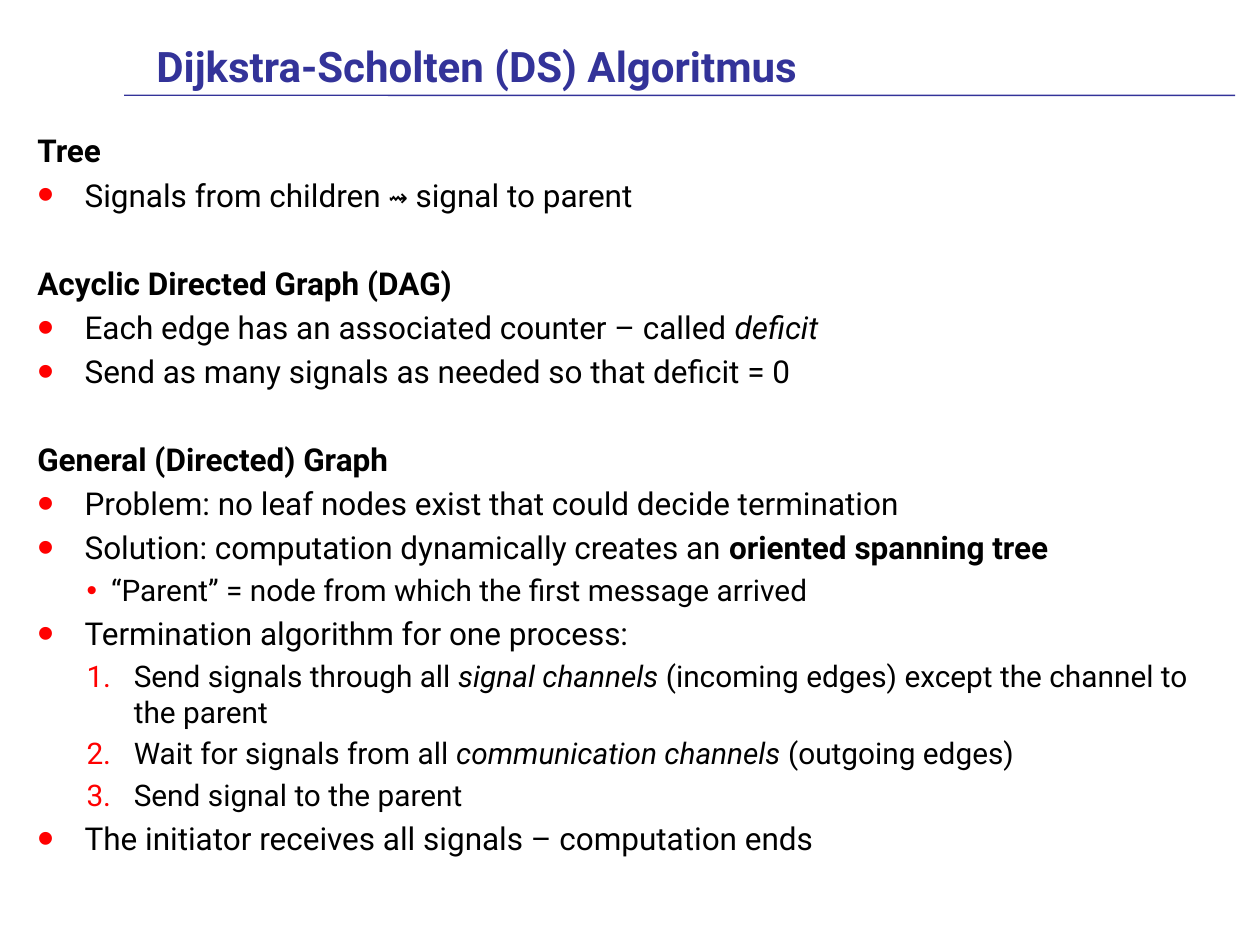
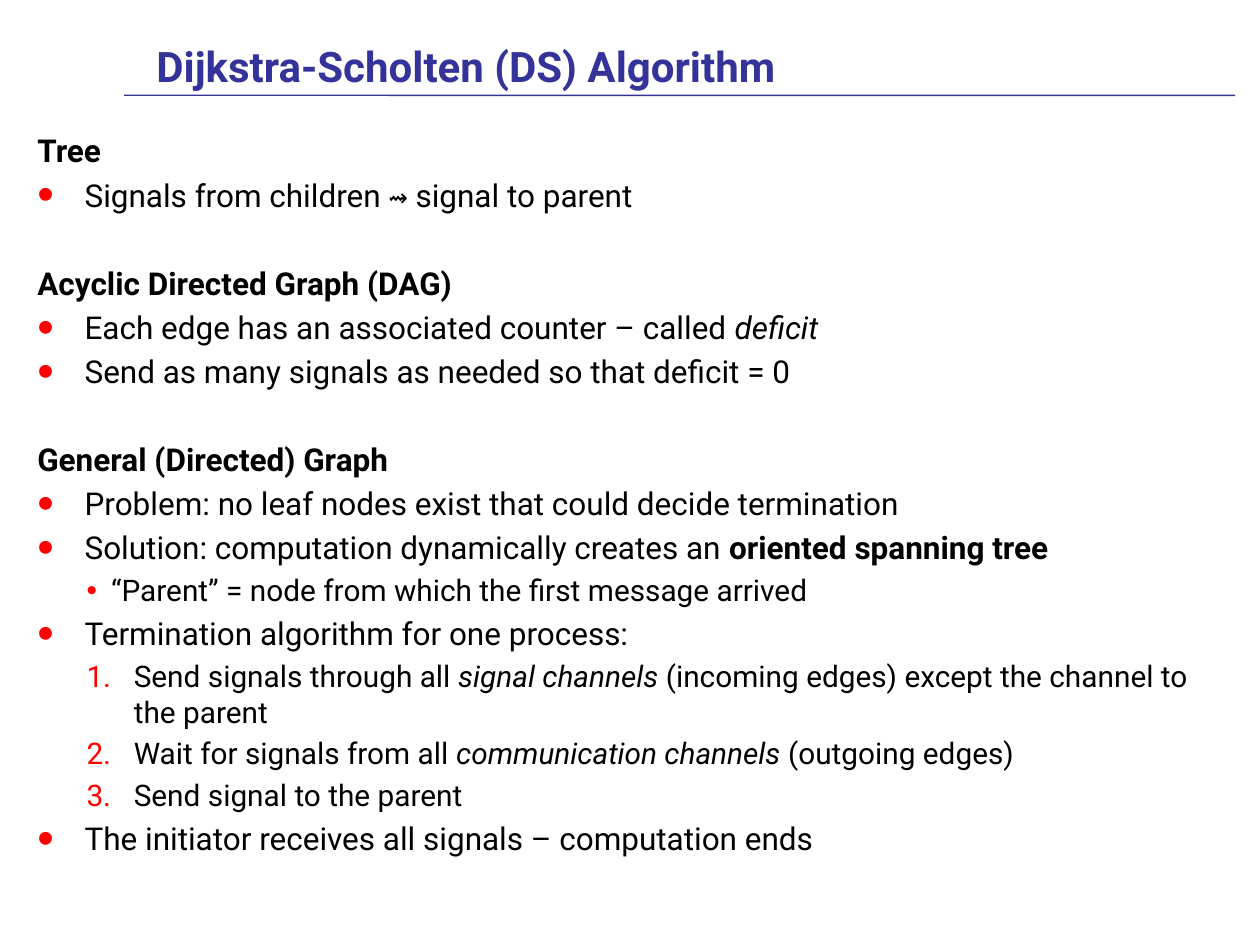
Before and after one commit to fan1x/fan1x.github.io, a slide deck: slide 112 of data/2025-26/pds/PDS-en.pptx. Drawn at 1260x945 pixels with LibreOffice and Linux fonts; fonts in the diff are those of the drawing. Boxes give left, top, right and bottom in pixels: in the first picture for what was removed or moved away, otherwise in the second. Text is boxed around its words. In the diff, an @@ line names an element or a change of style, - is before the commit and + after.

```diff
--- a/data/2025-26/pds/PDS-en.pptx
+++ b/data/2025-26/pds/PDS-en.pptx
@@ title at (156, 49, 775, 91): text changed @@
-Dijkstra-Scholten (DS) Algoritmus
+Dijkstra-Scholten (DS) Algorithm
```
Also in this commit, not shown: 9 other slides changed, 1 slide added, 1 other file.
